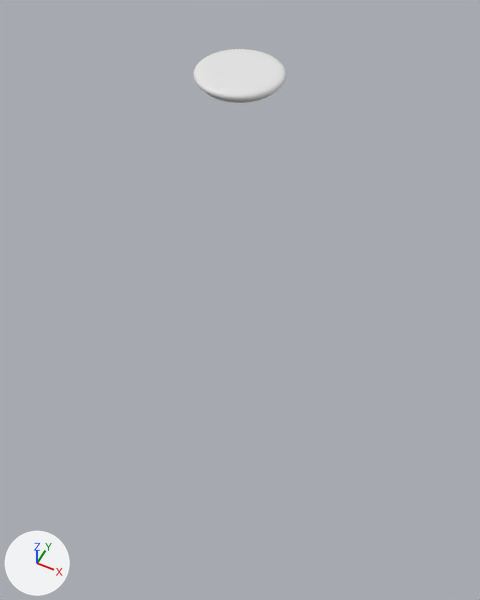
A saved change to the Blender file lib/objects/Island.blend.
One viewpoint serves both versions: a 50 mm lens placed at (47.3, -94.6, 59.8), pointed at (-9.0, 18.0, -81.0). Every picture has the same lights, and +X, +Y and +Z are marked at lower left.

The first picture shows 'Island'.
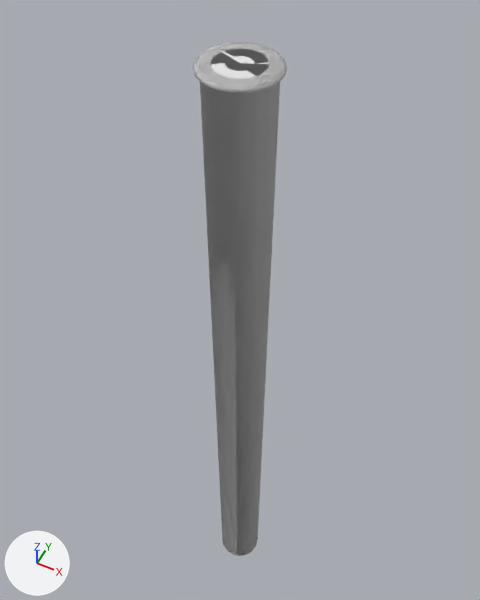
Commit message: Update Island.

Edits to the bpy script that builds the scene:
```text
Change me_plane:
    where me_plane.from_pydata(...)  # 361 vertices, 360 faces; spans x -8.0..8.0, y -8.0..8.0, z -1.3..0.7
    used by ob_island; location = (0.0, 0.0, 0.0)
    me_plane part 1: all 61 vertices in x -7.0..7.0, y -7.0..7.0, z -1.3 are moved by (0.0, 0.0, -198.7)
    me_plane part 2: all 300 vertices in x -8.0..8.0, y -8.0..8.0, z -0.4..0.7 are moved by (0.0, 0.0, 1.3)
Add ob_islandbase:
    ob_islandbase = bpy.data.objects.new('IslandBase', me_plane)
    ob_islandbase.location = (0.0, 0.0, 0.0)
```

Where the change shows, as pixel boxes [x1, y1, x2, y2] in the pictures (480 x 600 px; the box of a moved part takes in the faces that stretch with it):
'Island', reshaped (836% taller): before [194, 49, 286, 103]; after [193, 42, 287, 556]
'IslandBase', added: after [212, 49, 268, 79]
part 1 of me_plane, moved or reshaped: before [205, 92, 273, 103]; after [200, 82, 280, 556]
part 2 of me_plane, moved or reshaped: before [194, 49, 286, 100]; after [193, 42, 287, 94]
